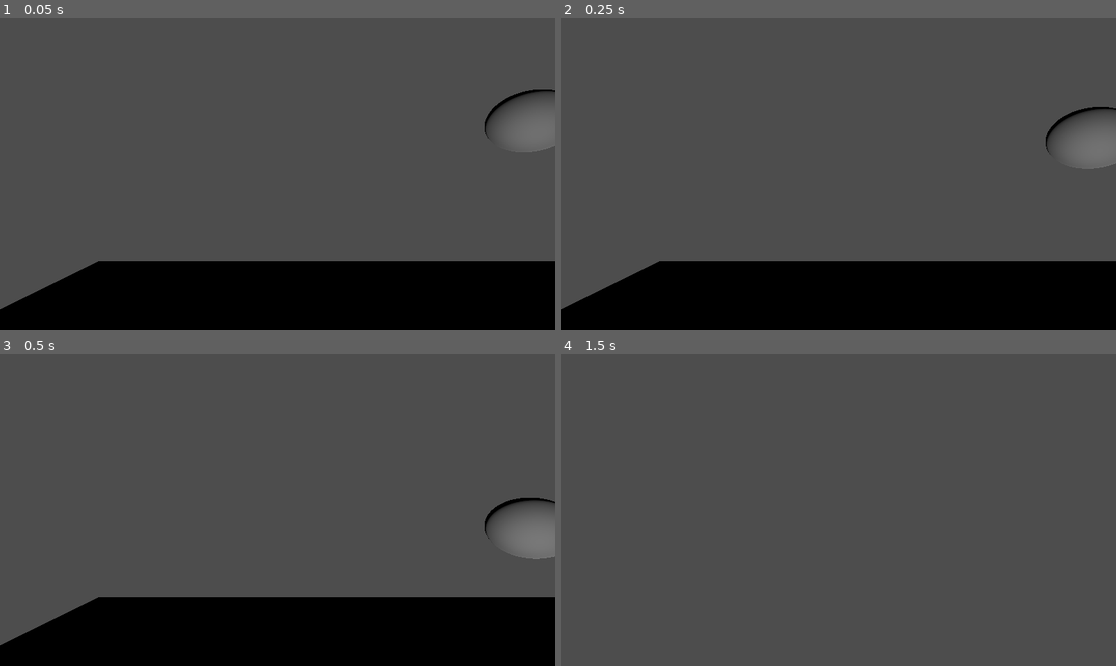
Above: before the commit, frames 1-4 (two rows, left to right).
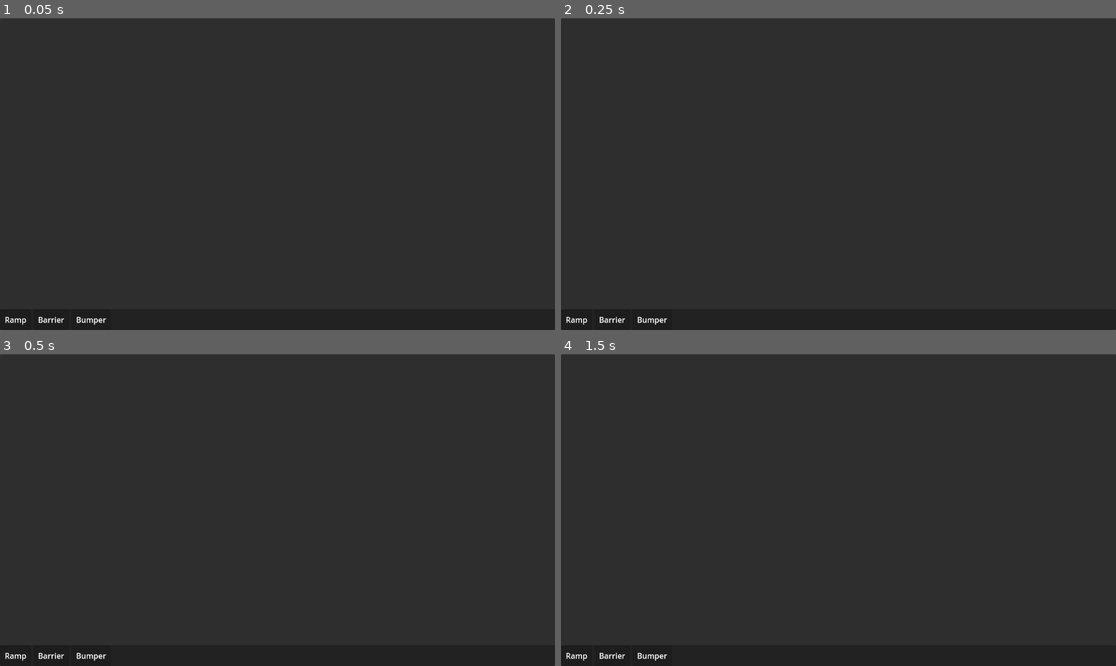
Above: after the commit, the same moments.

Repository: superzero10/twotb
Game: Godot game, scene res://scenes/levelSelectablesTest.tscn
Same seed, same stepped clock (60 frames per second), same inputs: the game is played once before the commit and once after it. Before the commit the project starts from res://scenes/test_level.tscn.
Inputs (mouse positions are in pixels of both pictures, inside the frame that each line leads up to):
- Up to frame 1 (0.05 s): no input
- Up to frame 2 (0.25 s): no input
- Up to frame 3 (0.5 s): no input
- Up to frame 4 (1.5 s): move the mouse to (866, 510) at 0.52 s; hold Z (move_forward, bound only before the commit) from 0.53 s (still down); tap Enter at 1.25 s; move the mouse to (810, 510) at 1.27 s

The runs differ from the first frame. In frame 1, 99% of the frame differs, in the area x 0-100%, y 0-100%; in frame 2, 99%; in frame 3, 100%; in frame 4, 100%.

Commit message:
selectables script

Diff:
--- a/project.godot
+++ b/project.godot
@@ -11,39 +11,6 @@
 [application]
 
 config/name="TWOTB"
-run/main_scene="res://scenes/test_level.tscn"
+run/main_scene="res://scenes/levelSelectablesTest.tscn"
 config/features=PackedStringArray("4.3", "Forward Plus")
 config/icon="res://icon.svg"
-
-[input]
-
-move_forward={
-"deadzone": 0.5,
-"events": [Object(InputEventKey,"resource_local_to_scene":false,"resource_name":"","device":0,"window_id":0,"alt_pressed":false,"shift_pressed":false,"ctrl_pressed":false,"meta_pressed":false,"pressed":false,"keycode":0,"physical_keycode":90,"key_label":0,"unicode":0,"location":0,"echo":false,"script":null)
-]
-}
-move_backward={
-"deadzone": 0.5,
-"events": [Object(InputEventKey,"resource_local_to_scene":false,"resource_name":"","device":-1,"window_id":0,"alt_pressed":false,"shift_pressed":false,"ctrl_pressed":false,"meta_pressed":false,"pressed":false,"keycode":0,"physical_keycode":83,"key_label":0,"unicode":115,"location":0,"echo":false,"script":null)
-]
-}
-move_left={
-"deadzone": 0.5,
-"events": [Object(InputEventKey,"resource_local_to_scene":false,"resource_name":"","device":-1,"window_id":0,"alt_pressed":false,"shift_pressed":false,"ctrl_pressed":false,"meta_pressed":false,"pressed":false,"keycode":0,"physical_keycode":65,"key_label":0,"unicode":113,"location":0,"echo":false,"script":null)
-]
-}
-move_right={
-"deadzone": 0.5,
-"events": [Object(InputEventKey,"resource_local_to_scene":false,"resource_name":"","device":-1,"window_id":0,"alt_pressed":false,"shift_pressed":false,"ctrl_pressed":false,"meta_pressed":false,"pressed":false,"keycode":0,"physical_keycode":68,"key_label":0,"unicode":100,"location":0,"echo":false,"script":null)
-]
-}
-move_up={
-"deadzone": 0.5,
-"events": [Object(InputEventKey,"resource_local_to_scene":false,"resource_name":"","device":-1,"window_id":0,"alt_pressed":false,"shift_pressed":false,"ctrl_pressed":false,"meta_pressed":false,"pressed":false,"keycode":0,"physical_keycode":32,"key_label":0,"unicode":32,"location":0,"echo":false,"script":null)
-]
-}
-move_down={
-"deadzone": 0.5,
-"events": [Object(InputEventKey,"resource_local_to_scene":false,"resource_name":"","device":-1,"window_id":0,"alt_pressed":false,"shift_pressed":false,"ctrl_pressed":false,"meta_pressed":false,"pressed":false,"keycode":0,"physical_keycode":4194325,"key_label":0,"unicode":0,"location":0,"echo":false,"script":null)
-]
-}
--- a/scenes/GameUI.tscn
+++ b/scenes/GameUI.tscn
@@ -1,6 +1,7 @@
-[gd_scene load_steps=2 format=3 uid="uid://bx77oeigsvi4"]
+[gd_scene load_steps=3 format=3 uid="uid://bx77oeigsvi4"]
 
 [ext_resource type="PackedScene" uid="uid://62nx7flaua2" path="res://scenes/selectables/Selectables.tscn" id="1_1r7di"]
+[ext_resource type="Script" path="res://scripts/game_ui.gd" id="1_oo3s1"]
 
 [node name="GameUi" type="PanelContainer"]
 anchors_preset = 15
@@ -9,6 +10,7 @@
 offset_top = 1.0
 grow_horizontal = 2
 grow_vertical = 2
+script = ExtResource("1_oo3s1")
 
 [node name="VBoxContainer" type="VBoxContainer" parent="."]
 layout_mode = 2
@@ -16,3 +18,5 @@
 
 [node name="Selectables" parent="VBoxContainer" instance=ExtResource("1_1r7di")]
 layout_mode = 2
+
+[connection signal="selectable_model_selected" from="VBoxContainer/Selectables" to="." method="_on_selectables_selectable_model_selected"]
--- a/scenes/levelSelectablesTest.tscn
+++ b/scenes/levelSelectablesTest.tscn
@@ -1,7 +1,14 @@
-[gd_scene load_steps=2 format=3 uid="uid://dwqc1ye1y10bl"]
+[gd_scene load_steps=4 format=3 uid="uid://dwqc1ye1y10bl"]
 
 [ext_resource type="PackedScene" uid="uid://bx77oeigsvi4" path="res://scenes/GameUI.tscn" id="1_egck7"]
+[ext_resource type="Script" path="res://scripts/level_selectables.gd" id="1_jxf57"]
+[ext_resource type="PackedScene" uid="uid://b1lsbye1cylvb" path="res://scenes/camera.tscn" id="3_83sgx"]
 
 [node name="LevelSelectablesTest" type="Node3D"]
+script = ExtResource("1_jxf57")
 
 [node name="GameUi" parent="." instance=ExtResource("1_egck7")]
+
+[node name="Node3D" parent="." instance=ExtResource("3_83sgx")]
+
+[connection signal="selectable_model_selected" from="GameUi" to="." method="_on_game_ui_selectable_model_selected"]
--- a/scenes/selectables/Selectable.tscn
+++ b/scenes/selectables/Selectable.tscn
@@ -22,6 +22,5 @@
 
 [node name="Label" type="Label" parent="MarginContainer"]
 layout_mode = 2
-text = "R"
 
 [connection signal="gui_input" from="." to="." method="_on_gui_input"]
--- a/scenes/selectables/Selectables.tscn
+++ b/scenes/selectables/Selectables.tscn
@@ -1,8 +1,12 @@
-[gd_scene load_steps=4 format=3 uid="uid://62nx7flaua2"]
+[gd_scene load_steps=8 format=3 uid="uid://62nx7flaua2"]
 
+[ext_resource type="Script" path="res://scripts/selectables.gd" id="1_g2v6n"]
 [ext_resource type="PackedScene" uid="uid://dx2f7sdw6jb8" path="res://scenes/selectables/ramp.tscn" id="1_ougi4"]
+[ext_resource type="PackedScene" uid="uid://bo2lhhpdca1gn" path="res://scenes/selectables/ramp_model.tscn" id="2_bb6lt"]
 [ext_resource type="PackedScene" uid="uid://bd3gcydyxpxov" path="res://scenes/selectables/bumper.tscn" id="2_eh5rf"]
 [ext_resource type="PackedScene" uid="uid://br4x441ijxdvn" path="res://scenes/selectables/barrier.tscn" id="3_7aw53"]
+[ext_resource type="PackedScene" uid="uid://p6kud4snbvvw" path="res://scenes/selectables/barrier_model.tscn" id="4_ud2sf"]
+[ext_resource type="PackedScene" uid="uid://d2c0bngruk8sn" path="res://scenes/selectables/bumper_model.tscn" id="6_dpq8u"]
 
 [node name="Selectables" type="PanelContainer"]
 anchors_preset = 15
@@ -14,6 +18,7 @@
 offset_bottom = -4.0
 grow_horizontal = 2
 grow_vertical = 2
+script = ExtResource("1_g2v6n")
 
 [node name="GridContainer" type="GridContainer" parent="."]
 layout_mode = 2
@@ -21,9 +26,16 @@
 
 [node name="Ramp" parent="GridContainer" instance=ExtResource("1_ougi4")]
 layout_mode = 2
+selectable_model = ExtResource("2_bb6lt")
 
 [node name="Barrier" parent="GridContainer" instance=ExtResource("3_7aw53")]
 layout_mode = 2
+selectable_model = ExtResource("4_ud2sf")
 
 [node name="Bumper" parent="GridContainer" instance=ExtResource("2_eh5rf")]
 layout_mode = 2
+selectable_model = ExtResource("6_dpq8u")
+
+[connection signal="selectable_selected" from="GridContainer/Ramp" to="." method="_on_selectable_selected"]
+[connection signal="selectable_selected" from="GridContainer/Barrier" to="." method="_on_selectable_selected"]
+[connection signal="selectable_selected" from="GridContainer/Bumper" to="." method="_on_selectable_selected"]
--- a/scenes/selectables/bumper.tscn
+++ b/scenes/selectables/bumper.tscn
@@ -5,5 +5,5 @@
 [node name="Bumper" instance=ExtResource("1_khbtv")]
 selectable_name = "bumper"
 
-[node name="Label" parent="." index="0"]
+[node name="Label" parent="MarginContainer" index="1"]
 text = "Bumper"
--- a/scenes/selectables/ramp.tscn
+++ b/scenes/selectables/ramp.tscn
@@ -4,3 +4,6 @@
 
 [node name="Ramp" instance=ExtResource("1_pj5kv")]
 selectable_name = "ramp"
+
+[node name="Label" parent="MarginContainer" index="1"]
+text = "Ramp"
--- a/scenes/selectables/ramp_model.tscn
+++ b/scenes/selectables/ramp_model.tscn
@@ -7,7 +7,6 @@
 [node name="StaticBody3D" type="StaticBody3D" parent="."]
 
 [node name="CollisionPolygon3D" type="CollisionPolygon3D" parent="StaticBody3D"]
-polygon = PackedVector2Array(1, 1)
 
 [node name="MeshInstance3D" type="MeshInstance3D" parent="StaticBody3D"]
 transform = Transform3D(0.955847, 0, 0, 0, 0.112228, 0.52598, 0, -0.0739615, 0.798115, 0, 0, 0)
--- a/scenes/test_level.tscn
+++ b/scenes/test_level.tscn
@@ -1,7 +1,9 @@
-[gd_scene load_steps=5 format=3 uid="uid://dnb6jx7ogtqv6"]
+[gd_scene load_steps=7 format=3 uid="uid://dnb6jx7ogtqv6"]
 
+[ext_resource type="Script" path="res://scenes/test_level.gd" id="1_r2wcc"]
 [ext_resource type="PackedScene" uid="uid://sc7r1jesmv5s" path="res://scenes/ball.tscn" id="1_yrt37"]
 [ext_resource type="PackedScene" uid="uid://b1lsbye1cylvb" path="res://scenes/camera.tscn" id="2_gqvmu"]
+[ext_resource type="PackedScene" uid="uid://bx77oeigsvi4" path="res://scenes/GameUI.tscn" id="4_3vsy7"]
 
 [sub_resource type="BoxShape3D" id="BoxShape3D_wj53c"]
 size = Vector3(10, 0.5, 10)
@@ -10,6 +12,7 @@
 size = Vector3(10, 0.5, 10)
 
 [node name="Node3D" type="Node3D"]
+script = ExtResource("1_r2wcc")
 
 [node name="sol" type="StaticBody3D" parent="."]
 
@@ -27,3 +30,7 @@
 
 [node name="Node3D2" parent="." instance=ExtResource("2_gqvmu")]
 transform = Transform3D(1, 0, 0, 0, 1, 0, 0, 0, 1, -1.14788, 2.12812, -0.627964)
+
+[node name="GameUi" parent="." instance=ExtResource("4_3vsy7")]
+
+[connection signal="selectable_model_selected" from="GameUi" to="." method="_on_game_ui_selectable_model_selected"]
--- a/scripts/selectable.gd
+++ b/scripts/selectable.gd
@@ -5,18 +5,8 @@
 @export var selectable_name = "":
 	set = set_selectable
 
-@export var selectable_model = "":
+@export var selectable_model: PackedScene:
 	set = set_selectable_model
-
-# Called when the node enters the scene tree for the first time.
-func _ready():
-	pass # Replace with function body.
-
-
-# Called every frame. 'delta' is the elapsed time since the previous frame.
-func _process(delta):
-	pass
-
 
 func set_selectable(value):
 	selectable_name = value
